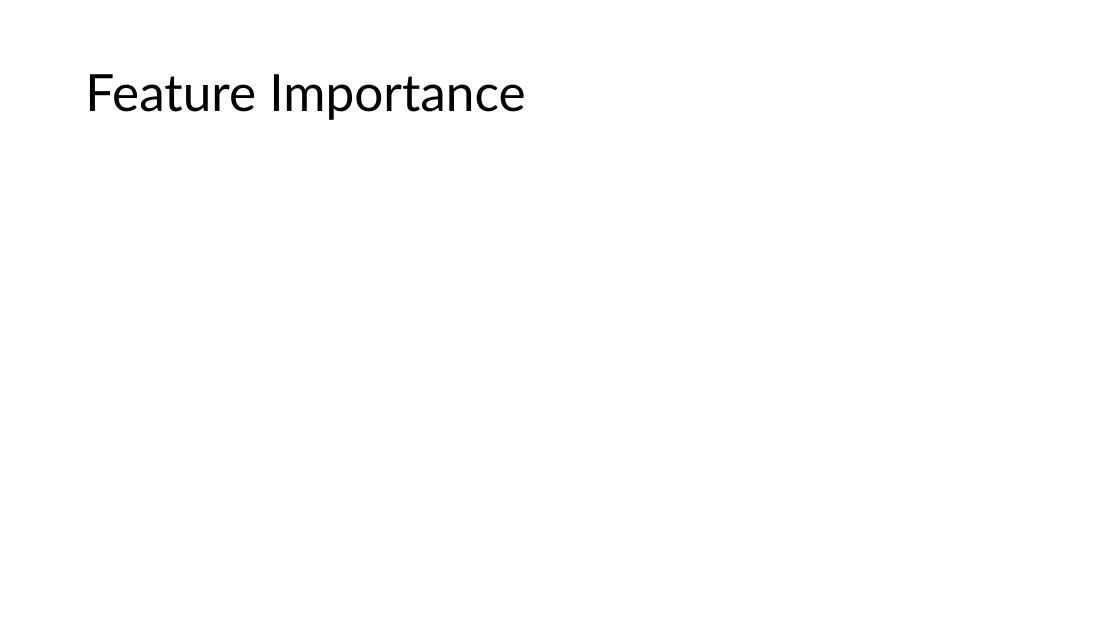
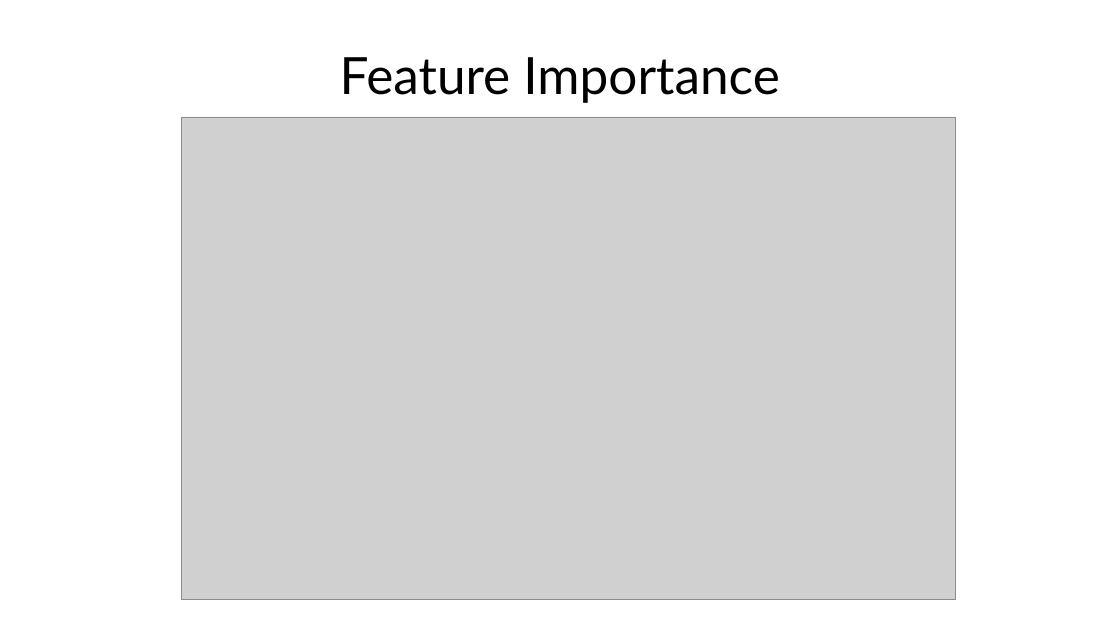
Before and after one commit to shivangiv/MCBS-Healthcare-Analytics, a slide deck: slide 21 of ALY6160GroupFINAL.pptx. Drawn at 1120x630 pixels with LibreOffice and Linux fonts; fonts in the diff are those of the drawing; grey boxes stand for pictures. Boxes give left, top, right and bottom in pixels: in the first picture for what was removed or moved away, otherwise in the second. Text is boxed around its words. In the diff, an @@ line names an element or a change of style, - is before the commit and + after.

```diff
--- a/ALY6160GroupFINAL.pptx
+++ b/ALY6160GroupFINAL.pptx
@@ title "Feature Importance": place and size @@
-title "Feature Importance" at (85,74,525,120)
+title "Feature Importance" at (340,57,779,103)
@@ title "Feature Importance" at (340,57,779,103): alignment left to centre @@
@@ picture added at (181,117,955,599) @@
```
Also in this commit, not shown: 2 other slides changed.
